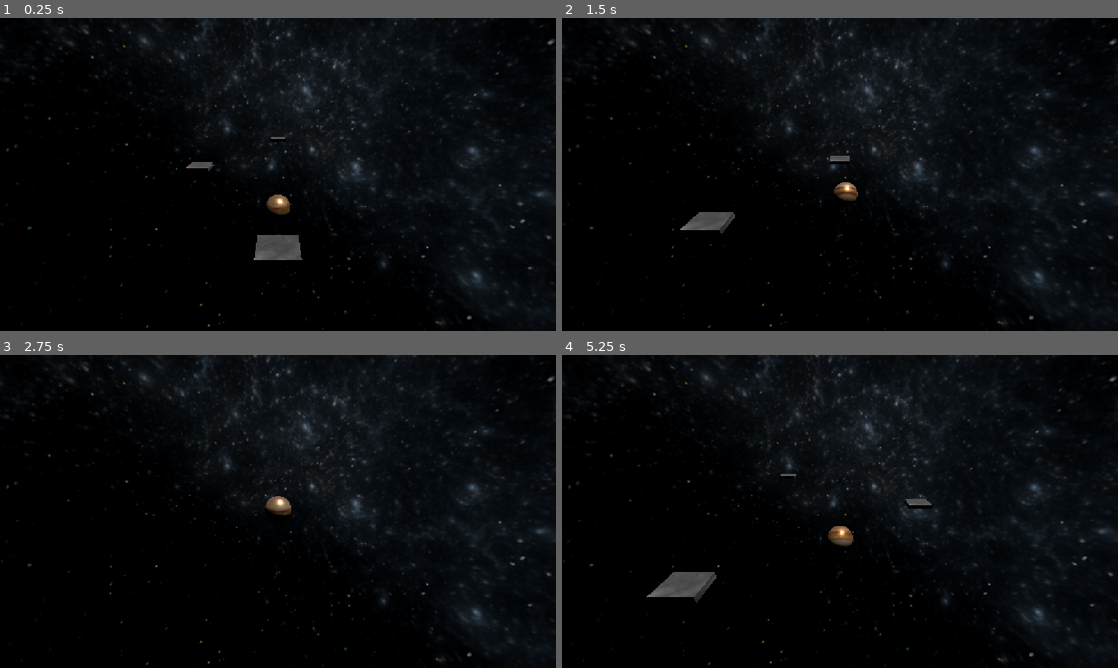
Above: before the commit, frames 1-4 (two rows, left to right).
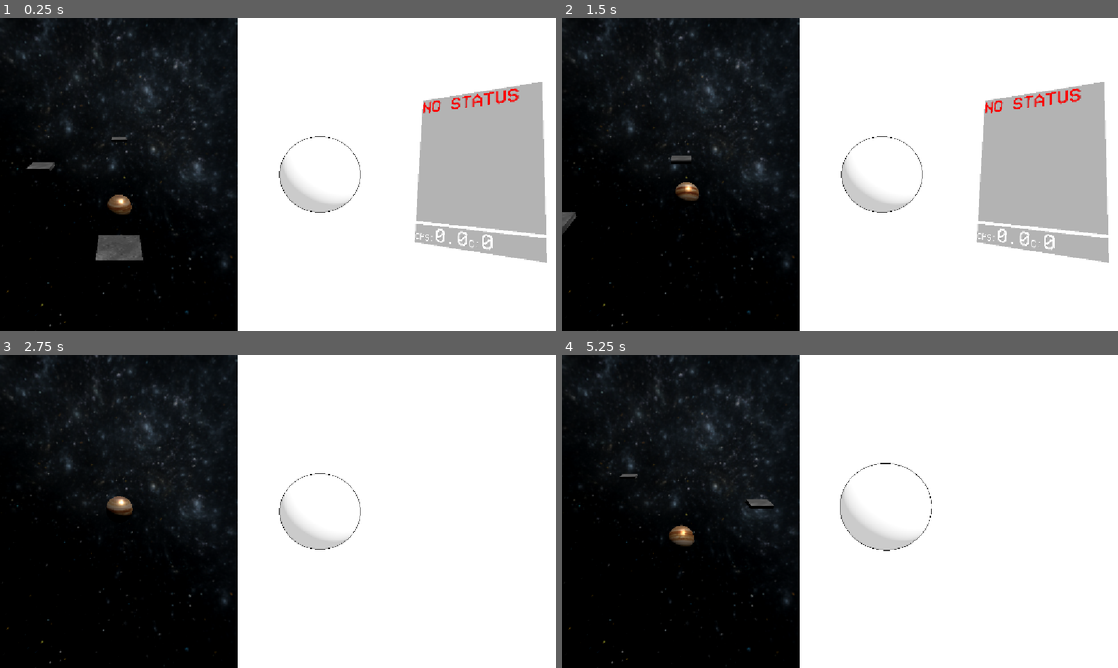
Above: after the commit, the same moments.

Repository: AnCarsenat/DopamineBounce
Game: Godot game, scene res://main_game.tscn
The game is run twice, just before and just after one commit, with the same random seed, the same clock (stepped at 60 frames per second) and the same inputs. Before the commit the project starts from res://bounce_game.tscn.
Inputs (mouse positions are in pixels of both pictures, inside the frame that each line leads up to):
- Up to frame 1 (0.25 s): no input
- Up to frame 2 (1.5 s): move the mouse to (962, 158) at 0.52 s; hold Right (ui_right) 0.53-1.28 s; click (962, 158) at 0.67 s; move the mouse to (728, 190) at 1.27 s; hold Left (ui_left) from 1.28 s (still down); click (728, 190) at 1.42 s
- Up to frame 3 (2.75 s): move the mouse to (333, 442) at 2.02 s; release Left (ui_left) at 2.03 s; hold Right (ui_right) from 2.03 s (still down); click (333, 442) at 2.17 s
- Up to frame 4 (5.25 s): move the mouse to (812, 574) at 2.77 s; click (812, 574) at 2.92 s; move the mouse to (1006, 558) at 3.52 s; release Right (ui_right) at 3.53 s; hold Left (ui_left) from 3.53 s (still down); click (1006, 558) at 3.67 s; move the mouse to (673, 464) at 4.27 s; click (673, 464) at 4.42 s; move the mouse to (867, 511) at 5.02 s; click (867, 511) at 5.17 s

The runs differ from the first frame. In frame 1, 62% of the frame differs, in the area x 0-100%, y 0-100%; in frame 2, 62%; in frame 3, 61%; in frame 4, 62%.

Commit message:
Finally splitscreen

Diff:
--- a/dopamine-bouce/clicker_game.gd
+++ b/dopamine-bouce/clicker_game.gd
@@ -34,7 +34,13 @@
 func _process(_delta: float) -> void:
 
 	# Grow sphere when clicked
-	var target := mainSphere_ScaleIn if mouseIsInside else mainSphere_ScaleOut
+	var target = 1.0
+	if mouseIsInside:
+		target = mainSphere_Scale_amnt
+	target += (cps/10)*1.125
+
+	target = Vector3(target,target,target)
+
 	mainSphere.scale = mainSphere.scale.lerp(target, 1.0 - exp(-mainSphere_ScaleSpeed * _delta))
 
 	# Cps is calculated outside
--- /dev/null
+++ b/dopamine-bouce/main_game.tscn
@@ -0,0 +1,52 @@
+[gd_scene format=3 uid="uid://dignkhfl1t2bx"]
+
+[ext_resource type="PackedScene" uid="uid://decu3cs0s0lst" path="res://clicker_game.tscn" id="1_1oj5k"]
+[ext_resource type="PackedScene" uid="uid://bctbs3vvobpj4" path="res://bounce_game.tscn" id="1_yx7mw"]
+
+[node name="MainGame" type="Control" unique_id=1541443667]
+layout_mode = 3
+anchors_preset = 15
+anchor_right = 1.0
+anchor_bottom = 1.0
+grow_horizontal = 2
+grow_vertical = 2
+mouse_filter = 2
+
+[node name="Split" type="HBoxContainer" parent="." unique_id=873215640]
+layout_mode = 1
+anchors_preset = 15
+anchor_right = 1.0
+anchor_bottom = 1.0
+grow_horizontal = 2
+grow_vertical = 2
+offset_transform_position = Vector2(15.52, 0)
+mouse_filter = 2
+theme_override_constants/separation = 0
+
+[node name="BounceContainer" type="SubViewportContainer" parent="Split" unique_id=2145237349]
+layout_mode = 2
+size_flags_horizontal = 3
+stretch = true
+
+[node name="SubViewport" type="SubViewport" parent="Split/BounceContainer" unique_id=1699141979]
+own_world_3d = true
+handle_input_locally = false
+size = Vector2i(494, 648)
+render_target_update_mode = 4
+
+[node name="BounceGame" parent="Split/BounceContainer/SubViewport" unique_id=1900847533 instance=ExtResource("1_yx7mw")]
+
+[node name="ClickerContainer" type="SubViewportContainer" parent="Split" unique_id=148025234]
+layout_mode = 2
+size_flags_horizontal = 3
+size_flags_stretch_ratio = 1.33
+stretch = true
+
+[node name="SubViewport" type="SubViewport" parent="Split/ClickerContainer" unique_id=1282402353]
+own_world_3d = true
+handle_input_locally = false
+physics_object_picking = true
+size = Vector2i(658, 648)
+render_target_update_mode = 4
+
+[node name="JeuClicker" parent="Split/ClickerContainer/SubViewport" unique_id=550232895 instance=ExtResource("1_1oj5k")]
--- a/dopamine-bouce/project.godot
+++ b/dopamine-bouce/project.godot
@@ -11,7 +11,7 @@
 [application]
 
 config/name="DopamineBouce"
-run/main_scene="res://bounce_game.tscn"
+run/main_scene="uid://dignkhfl1t2bx"
 config/features=PackedStringArray("4.7", "GL Compatibility")
 config/icon="res://icon.svg"
 
